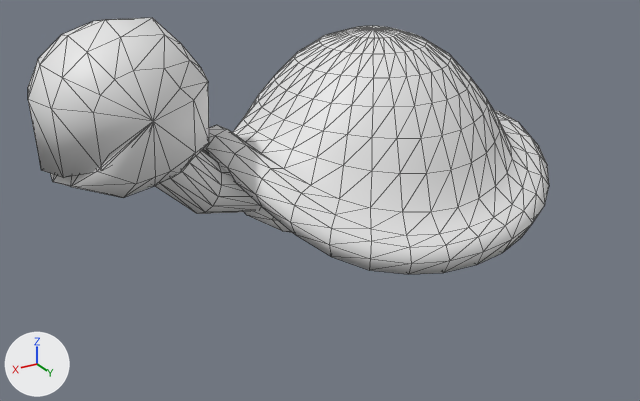
An edit to the Blender file Turtle2 1.blend, drawn before and after from the same camera.
One viewpoint serves both versions: a camera (50 mm lens) standing at (0.597, 1.861, 1.467) and looking at (-0.765, -0.408, 0.333). Lighting does not change. The marker at lower left points along +X, +Y and +Z. Mesh edges are drawn as thin lines.

Names of what the first picture shows: 'PRIM_0000_NODE'.
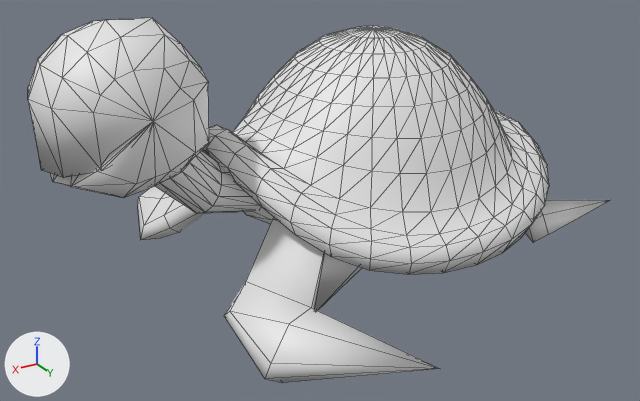
What differs and where, as boxes (x1, y1, x2, y2) in the pictures (640 x 401 px):
```json
{"object": "PRIM_0000_NODE", "change": "reshaped", "before": [28, 18, 549, 274], "after": [28, 18, 610, 383]}
{"part": 1, "of": "me_mesh_generator_object", "change": "built on", "before": [248, 215, 293, 233], "after": [138, 186, 440, 383]}
{"part": 2, "of": "me_mesh_generator_object", "change": "built on", "after": [525, 200, 610, 243]}
```

Scene script edits in JSON lines:
```json
{"block": "me_mesh_generator_object", "where": "# used by ob_prim_0000_node; location = (-0.848, -0.455, 0.512)"}
{"op": "remove", "block": "me_mesh_generator_object", "code": "me_mesh_generator_object.from_pydata(...)  # 950 vertices, 1670 faces, 15 loose edges; spans x -0.94..0.95, y -0.59..0.59, z -0.38..0.47"}
{"op": "add", "block": "me_mesh_generator_object", "code": "me_mesh_generator_object.from_pydata(...)  # 984 vertices, 1724 faces, 14 loose edges; spans x -0.87..0.95, y -0.83..0.84, z -0.46..0.47"}
{"block": "me_mesh_generator_object", "change": "me_mesh_generator_object part 1"}
{"block": "me_mesh_generator_object", "change": "7 vertices are removed from x 0.13..0.3, y -0.32..0.46, z -0.32..-0.13"}
{"block": "me_mesh_generator_object", "change": "22 faces are deleted"}
{"block": "me_mesh_generator_object", "change": "1 loose edge is deleted"}
{"block": "me_mesh_generator_object", "change": "31 vertices are added at x 0.13..0.55, y -0.83..0.84, z -0.46..-0.17"}
{"block": "me_mesh_generator_object", "change": "57 new faces join them, smooth"}
{"block": "me_mesh_generator_object", "change": "1 new face joins them"}
{"block": "me_mesh_generator_object", "change": "me_mesh_generator_object part 2"}
{"block": "me_mesh_generator_object", "change": "4 vertices are removed from x -0.53..-0.41, y 0.39..0.43, z -0.34..-0.33"}
{"block": "me_mesh_generator_object", "change": "2 faces are deleted"}
{"block": "me_mesh_generator_object", "change": "9 vertices are added at x -0.87..-0.51, y 0.27..0.41, z -0.35..-0.25"}
{"block": "me_mesh_generator_object", "change": "13 new faces join them, smooth"}
```
